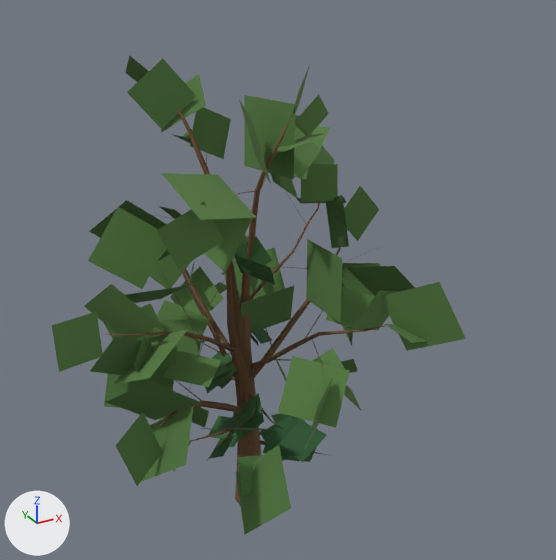
A saved change to the glTF model apps/game/public/models/trees.glb.
Camera for both pictures: a 50 mm lens placed at (-16.6, -33.7, 31.0), pointed at (1.9, 0.0, 14.2). Every picture has the same lights, and +X, +Y and +Z are marked at lower left. The older version comes first. Where no turn or scale is listed for an object, it has been applied to the vertices.

Objects in the first picture: 'tree_conifer_a_branches', 'tree_conifer_a_leaves', 'tree_conifer_b_leaves', 'tree_oak_a_branches', 'tree_oak_a_leaves', 'tree_oak_b_branches', 'tree_oak_b_leaves' and 1 more.
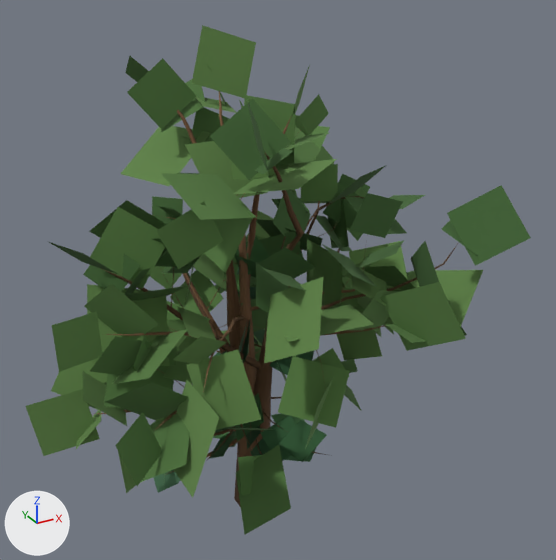
What the commit changed:
Material 'tree_oak_d_leaves_mat' (mat_tree_oak_d_leaves_mat) is new.
Its base color is (0.114, 0.227, 0.063) (green #5f8347).
Its roughness is 1.0.
Material 'tree_oak_d_branches_mat' (mat_tree_oak_d_branches_mat) is new.
Its base color is (0.195, 0.102, 0.0467) (brown #7a5a3d).
Its roughness is 0.95.
Material 'tree_oak_c_leaves_mat' (mat_tree_oak_c_leaves_mat) is new.
Its base color is (0.0561, 0.133, 0.0369) (dark green #436636).
Its roughness is 1.0.
Material 'tree_oak_c_branches_mat' (mat_tree_oak_c_branches_mat) is new.
Its base color is (0.107, 0.0529, 0.0212) (brown #5c4128).
Its roughness is 0.95.
Material 'tree_conifer_d_leaves_mat' (mat_tree_conifer_d_leaves_mat) is new.
Its base color is (0.0529, 0.138, 0.0685) (dark green #41684a).
Its roughness is 1.0.
Material 'tree_conifer_d_branches_mat' (mat_tree_conifer_d_branches_mat) is new.
Its base color is (0.156, 0.0742, 0.0273) (brown #6e4d2e).
Its roughness is 0.95.
Material 'tree_conifer_c_leaves_mat' (mat_tree_conifer_c_leaves_mat) is new.
Its base color is (0.0232, 0.0844, 0.0319) (dark green #2a5232).
Its roughness is 1.0.
Material 'tree_conifer_c_branches_mat' (mat_tree_conifer_c_branches_mat) is new.
Its base color is (0.0887, 0.0409, 0.0137) (brown #54391f).
Its roughness is 0.95.
Mesh me_mesh_15 is new.
It has 180 vertices, 90 faces and spans x -11.6..9.6, y -9.5..9.1, z 4.7..27.2.
It uses material mat_tree_oak_d_leaves_mat (green #5f8347).
Mesh me_mesh_14 is new.
It has 239 vertices, 384 faces and spans x -8.5..6.8, y -7.1..6.0, z 0.0..24.2.
It uses material mat_tree_oak_d_branches_mat (brown #7a5a3d).
Mesh me_mesh_13 is new.
It has 144 vertices, 72 faces and spans x -10.0..9.8, y -10.0..3.7, z 8.7..25.2.
It uses material mat_tree_oak_c_leaves_mat (dark green #436636).
Mesh me_mesh_12 is new.
It has 236 vertices, 390 faces and spans x -7.8..7.7, y -8.1..2.5, z 0.0..22.8.
It uses material mat_tree_oak_c_branches_mat (brown #5c4128).
Mesh me_mesh_7_1 is new.
It has 32 vertices, 16 faces and spans x -5.0..3.06, y -2.29..3.68, z 0.97..14.92.
It uses material mat_tree_conifer_d_leaves_mat (dark green #41684a).
Mesh me_mesh_6_1 is new.
It has 74 vertices, 117 faces and spans x -4.57..2.13, y -1.04..3.05, z 0.0..14.48.
It uses material mat_tree_conifer_d_branches_mat (brown #6e4d2e).
Mesh me_mesh_5_1 is new.
It has 56 vertices, 28 faces and spans x -3.99..5.03, y -3.89..4.12, z 4.76..15.85.
It uses material mat_tree_conifer_c_leaves_mat (dark green #2a5232).
Mesh me_mesh_4_1 is new.
It has 105 vertices, 161 faces and spans x -3.6..4.1, y -4.2..3.9, z 0.0..20.0.
It uses material mat_tree_conifer_c_branches_mat (brown #54391f).
Object 'tree_oak_d_leaves' (ob_tree_oak_d_leaves) is new; it shows me_mesh_15.
Its location is (0.0, 0.0, 0.0).
Object 'tree_oak_d_branches' (ob_tree_oak_d_branches) is new; it shows me_mesh_14.
Its location is (0.0, 0.0, 0.0).
Object 'tree_oak_c_leaves' (ob_tree_oak_c_leaves) is new; it shows me_mesh_13.
Its location is (0.0, 0.0, 0.0).
Object 'tree_oak_c_branches' (ob_tree_oak_c_branches) is new; it shows me_mesh_12.
Its location is (0.0, 0.0, 0.0).
Object 'tree_conifer_d_leaves' (ob_tree_conifer_d_leaves) is new; it shows me_mesh_7_1.
Its location is (0.0, 0.0, 0.0).
Object 'tree_conifer_d_branches' (ob_tree_conifer_d_branches) is new; it shows me_mesh_6_1.
Its location is (0.0, 0.0, 0.0).
Object 'tree_conifer_c_leaves' (ob_tree_conifer_c_leaves) is new; it shows me_mesh_5_1.
Its location is (0.0, 0.0, 0.0).
Object 'tree_conifer_c_branches' (ob_tree_conifer_c_branches) is new; it shows me_mesh_4_1.
Its location is (0.0, 0.0, 0.0).

Boxes (x1, y1, x2, y2) around the edits, measured in the pictures (556 x 560 px):
'tree_oak_d_leaves', added (green): after (25, 25, 483, 498)
'tree_oak_c_leaves', added: after (47, 98, 531, 400)
'tree_oak_c_branches', added: after (103, 153, 457, 507)
'tree_oak_d_branches', added: after (97, 91, 355, 414)
'tree_conifer_c_leaves', added (mostly hidden): after (192, 267, 314, 456)
'tree_conifer_d_leaves', added: after (153, 287, 256, 493)
'tree_conifer_c_branches', added (mostly hidden): after (232, 344, 288, 455)
'tree_conifer_d_branches', added: after (165, 287, 251, 475)
'tree_oak_a_branches', unchanged, covered by the edit: before (154, 110, 341, 457); after (154, 110, 340, 457)
'tree_oak_b_branches', unchanged, covered by the edit: before (107, 116, 386, 505); after (107, 116, 386, 470)
